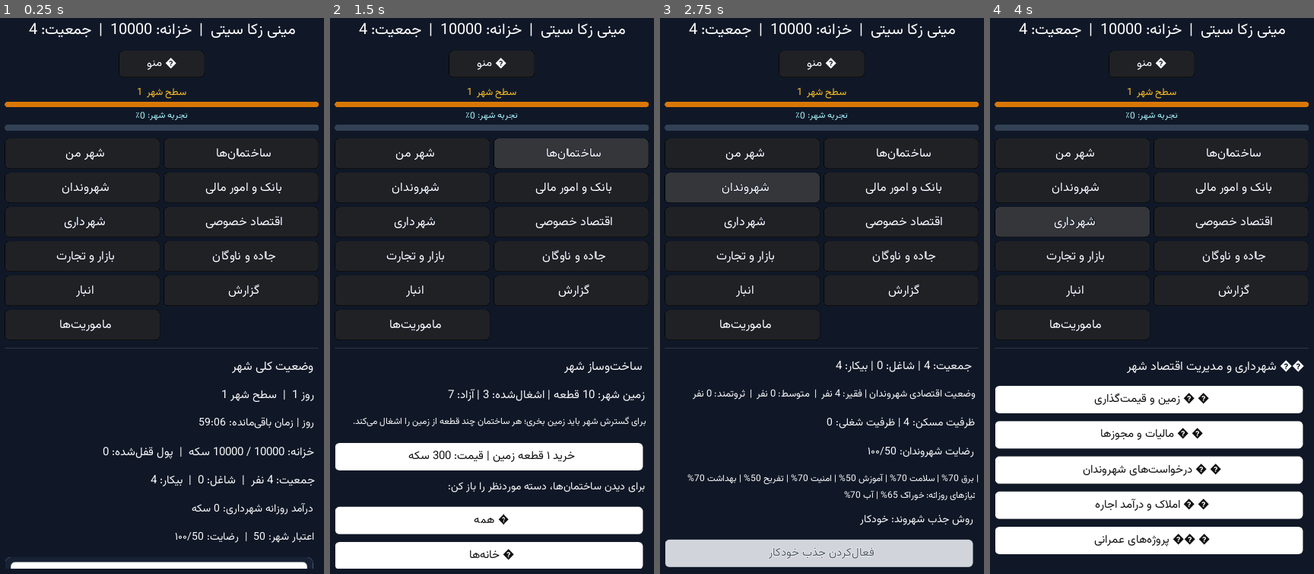
Above: before the commit, frames 1-4 (left to right).
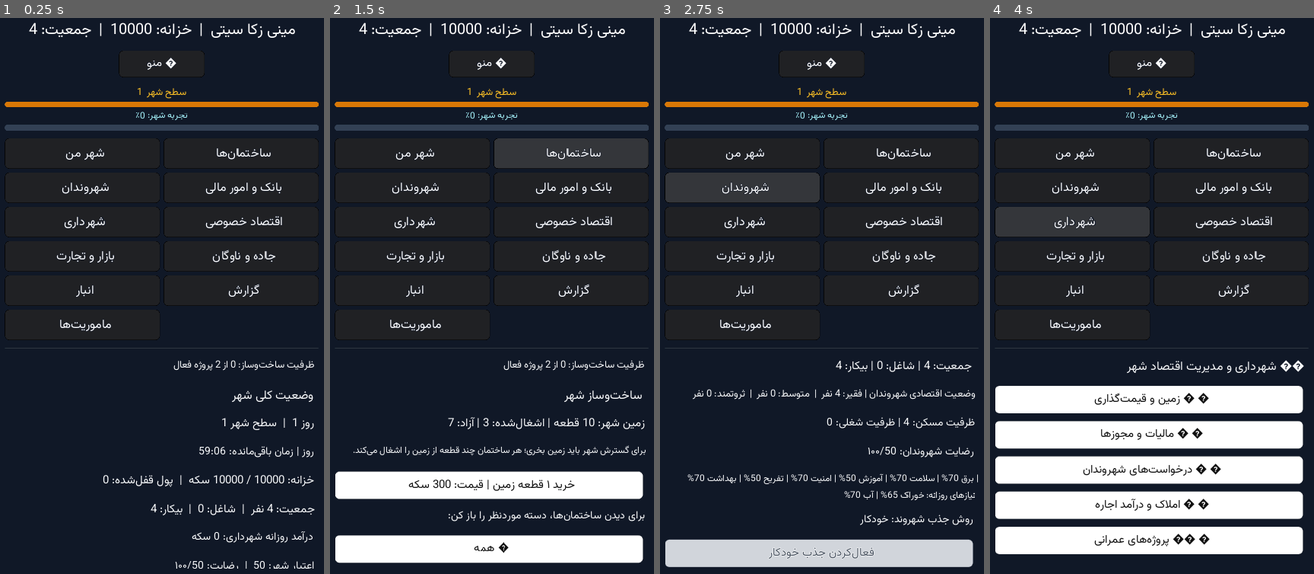
Above: after the commit, the same moments.

Repository: zekainstabot/mini-zeka-city
Game: Godot game, scene res://Main.tscn
Same seed, same stepped clock (60 frames per second), same inputs: the game is played once before the commit and once after it.
Inputs:
- Up to frame 1 (0.25 s): no input
- Up to frame 2 (1.5 s): click "ﻦﻣ ﺮﻬﺷ" at 0.5 s; click "ﺎﻫ‌ﻥﺎﻤﺘﺧﺎﺳ" at 1.25 s
- Up to frame 3 (2.75 s): click "ﻥﺍﺪﻧﻭﺮﻬﺷ" at 2 s
- Up to frame 4 (4 s): click "ﯽﻟﺎﻣ ﺭﻮﻣﺍ ﻭ ﮏﻧﺎﺑ" at 2.75 s; click "ﯼﺭﺍﺩﺮﻬﺷ" at 3.5 s

The runs differ from the first frame. In frame 1, 3.6% of the frame differs, in the area x 1-98%, y 61-100%; in frame 2, 18%; in frame 3, less than 0.1%; in frame 4, nothing differs.

Commit message:
Show construction capacity and disable building at limit

Diff:
--- a/scripts/Main.gd
+++ b/scripts/Main.gd
@@ -674,6 +674,7 @@
 	_update_mission_reward_badge()
 	if page == "home" or page == "buildings":
 		var active_constructions = game.get_construction_status()
+		_add_label("ظرفیت ساخت‌وساز: %d از %d پروژه فعال" % [game.get_active_construction_count(), game.MAX_CONCURRENT_CONSTRUCTIONS], 17)
 		if active_constructions.size() > 0:
 			_add_label("🏗️ پروژه‌های در حال ساخت", 19)
 			for project in active_constructions:
@@ -1164,7 +1165,7 @@
 				if facility.empty():
 					continue
 				var facility_button = _add_button("ساخت "+str(facility.get("name","ایستگاه"))+" — %d سکه | زمین: %d قطعه" % [int(facility.get("cost",0)),game.get_land_size(facility_id)],self,"build_transport_facility",[facility_id])
-				facility_button.disabled = int(s.population) < int(facility.get("un …(181 unchanged characters)…
+				facility_button.disabled = game.get_active_construction_count() >= game.MAX_CONCURRENT_CONSTRUCTIONS or int(s.population) < int(facility.get("un …(181 unchanged characters)…
 			_add_label("🚚 پایانه و ناوگان کامیون",19)
 			_add_label("پایانه حمل‌ونقل: %d | کامیون فعال: %d | ظرفیت روزانه: %d واحد" % [game.get_building_count("transport_depot"),game.get_transport_truck_count(),game.get_transport_daily_capacity()],17)
 			_add_label("ظرفیت مصرف‌شده امروز: %d | ظرفیت باقی‌مانده: %d" % [int(s.get("transport_used_today",0)),game.get_transport_capacity_remaining()],16)
@@ -1173,7 +1174,7 @@
 			var depot = game.get_building_definitions().get("transport_depot",{})
 			if not depot.empty():
 				var depot_button = _add_button("ساخت پایانه حمل‌ونقل — %d سکه | زمین: %d قطعه" % [int(depot.get("cost",0)),game.get_land_size("transport_depot")],self,"build_transport_facility",["transport_depot"])
-				depot_button.disabled = int(s.population) < int(depot.get("unloc …(178 unchanged characters)…
+				depot_button.disabled = game.get_active_construction_count() >= game.MAX_CONCURRENT_CONSTRUCTIONS or int(s.population) < int(depot.get("unloc …(178 unchanged characters)…
 			_add_label("ظرفیت کامیون‌ها بین واردات، قراردادهای تأمین و صادرات مشترک است.",15)
 		"imports":
 			_add_label(" واردات و حمل‌ونقل بین‌شهری", 22)
@@ -1731,7 +1732,7 @@
 		if not population_unlocked or not level_unlocked:
 			label += " | 🔒 قفل"
 		var building_button = _add_button(label, self, "build_building", [id])
-		building_button.disabled = not unlocked or game.get_available_money() < int(data.cost) or game.get_land_free() < game.get_land_size(id) or (id == "central_bank" and int(s.get("central_bank_rebuild_days_left",0)) > 0)
+		building_button.disabled = game.get_active_construction_count() >= game.MAX_CONCURRENT_CONSTRUCTIONS or not unlocked or game.get_available_money() < int(data.cost) or game.get_land_free() < game.get_land_size(id) or (id == "central_bank" and int(s.get("central_bank_rebuild_days_left",0)) > 0)
 	if visible_buildings == 0:
 		_add_label("در این دسته ساختمانی تعریف نشده است.", 16)
 
